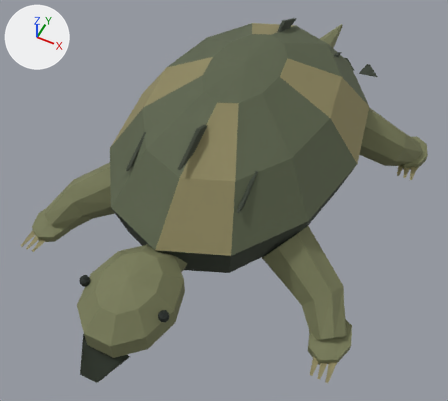
Two versions of the Blender file assets/faf/pond/creatures/creature_003_common_snapping_turtle.blend, one commit apart.
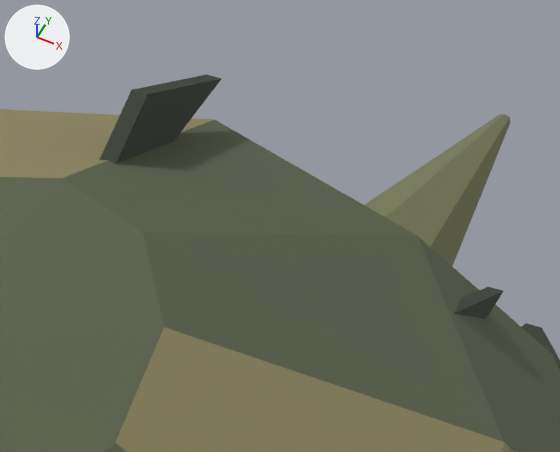
The first picture shows the older version from a 50 mm camera at (0.24, -0.536, 0.553) aimed at (0.001, -0.058, -0.044). The close-ups show the older and then the newer version on the part from 58% to 78% of the width and 2% to 20% of the height of that picture. Only the edits that show in the close-ups are written down. The lights are fixed; the arrows at upper left show +X, +Y and +Z.

In view in the first close-up: 'creature_003_common_snapping_turtle__carapace', 'creature_003_common_snapping_turtle__keel_1_2', 'creature_003_common_snapping_turtle__keel_2_2', 'creature_003_common_snapping_turtle__tail' and 1 more.
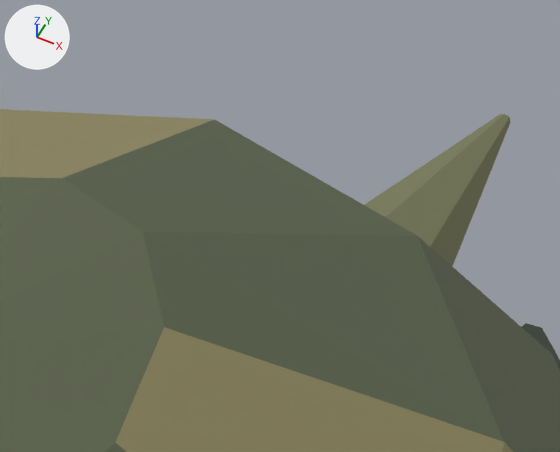
Edits to the bpy script that builds the scene:
```text
Remove ob_creature_003_common_snapping_turtle__keel_1_2:
    ob_creature_003_common_snapping_turtle__keel_1_2 = bpy.data.objects.new('creature_003_common_snapping_turtle__keel_1_2', me_creature_003_common_snapping_turtle__keel_1_2__data)
    ob_creature_003_common_snapping_turtle__keel_1_2.location = (0.0, 0.0, 0.0)
Remove ob_creature_003_common_snapping_turtle__keel_2_2:
    ob_creature_003_common_snapping_turtle__keel_2_2 = bpy.data.objects.new('creature_003_common_snapping_turtle__keel_2_2', me_creature_003_common_snapping_turtle__keel_2_2__data)
    ob_creature_003_common_snapping_turtle__keel_2_2.location = (0.0, 0.0, 0.0)
```

Where the change shows, as pixel boxes (x1, y1, x2, y2) in the close-ups (560 x 452 px):
'creature_003_common_snapping_turtle__keel_1_2', deleted: before (99, 74, 222, 164)
'creature_003_common_snapping_turtle__keel_2_2', deleted: before (454, 287, 503, 319)
